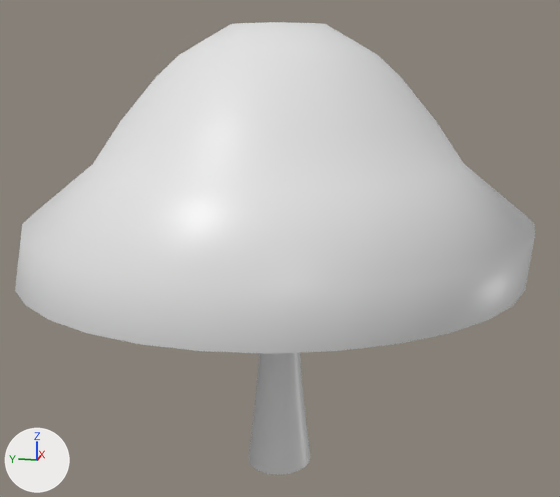
Renders of the FBX model Assets/Models/Fungus/Glow Mushrooms/GlowMushroom1.fbx from each side of a commit.
Both versions are drawn from a camera (50 mm lens) standing at (-19.5, -3.91, 10.92) and looking at (-0.16, -0.04, 6.08). The lights are fixed; the arrows at lower left show +X, +Y and +Z.
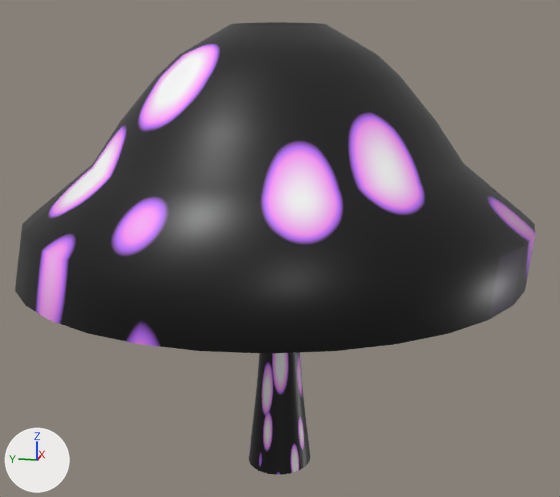
Patch to the scene script:
```diff
--- a/Assets/Models/Fungus/Glow Mushrooms/GlowMushroom1.fbx.py
+++ b/Assets/Models/Fungus/Glow Mushrooms/GlowMushroom1.fbx.py
@@ img_glowmush1_png @@
+img_glowmush1_png = load_image('GlowMush1.png', '_unpacked/GlowMush1.png', 4096, 4096, 'sRGB')
@@ mat_mushroom_materal @@
 mat_mushroom_materal = principled_material('Mushroom Materal')
-mat_mushroom_materal.base_color = (0.8, 0.8, 0.8)  # white #e7e7e7
+mat_mushroom_materal.texture = img_glowmush1_png  # with its transparency
 mat_mushroom_materal.roughness = 0.4
@@ me_circle @@
 me_circle.from_pydata(...)  # 2496 vertices, 2338 faces; spans x -9.0..9.7, y -10.0..10.2, z 0.0..4.2
 # used by ob_circle; location = (0.0, 0.0, 0.0); rotation_euler = (-3.142, 0.0, 0.0), in degrees (-180, 0, 0); scale = (-0.688, -0.637, -2.76)
+# me_circle part 1: texture (UV) coordinates of 2240 of 2338 faces, centred in x -8.8..9.5, y -9.8..10.0, z 0.1..4.2, changed; they spanned u 0.0..0.0, v 0.0..0.0 and now span u 0.0..1.0, v 0.0..1.0
 me_circle.materials.append(mat_mushroom_materal)
```

Boxes [x1, y1, x2, y2] around the edits, measured in the pictures (560 x 497 px):
'Circle', surface changed (white to black)
    both: [15, 22, 535, 475]
